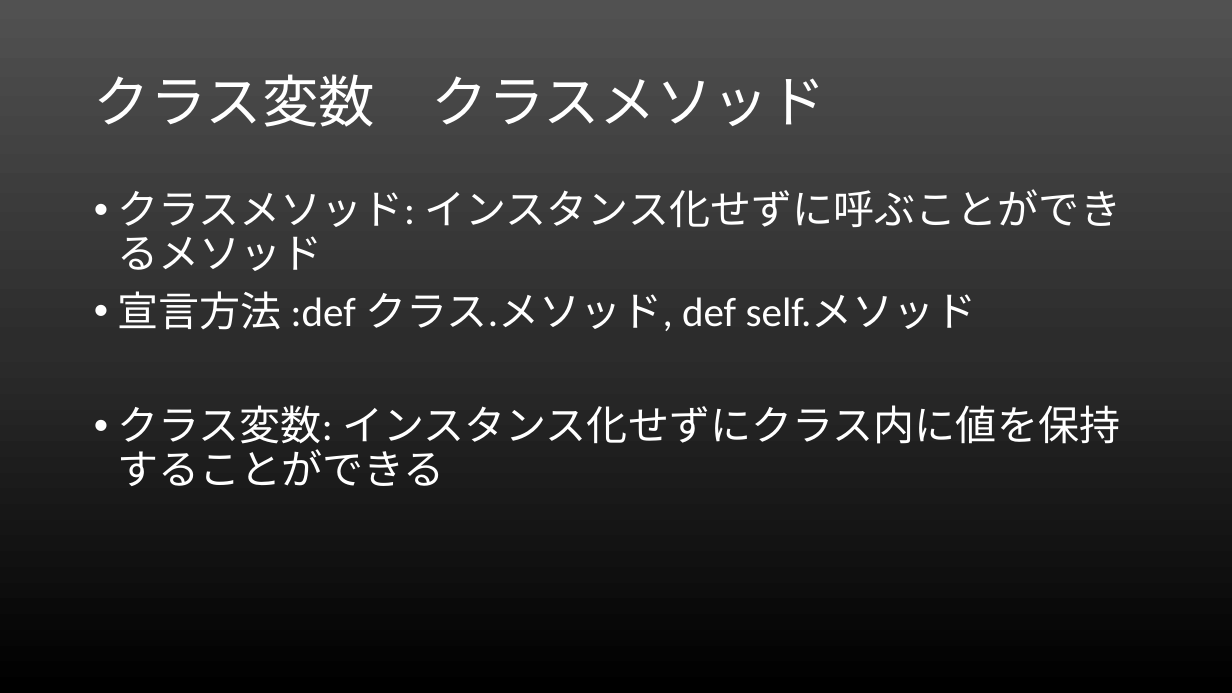
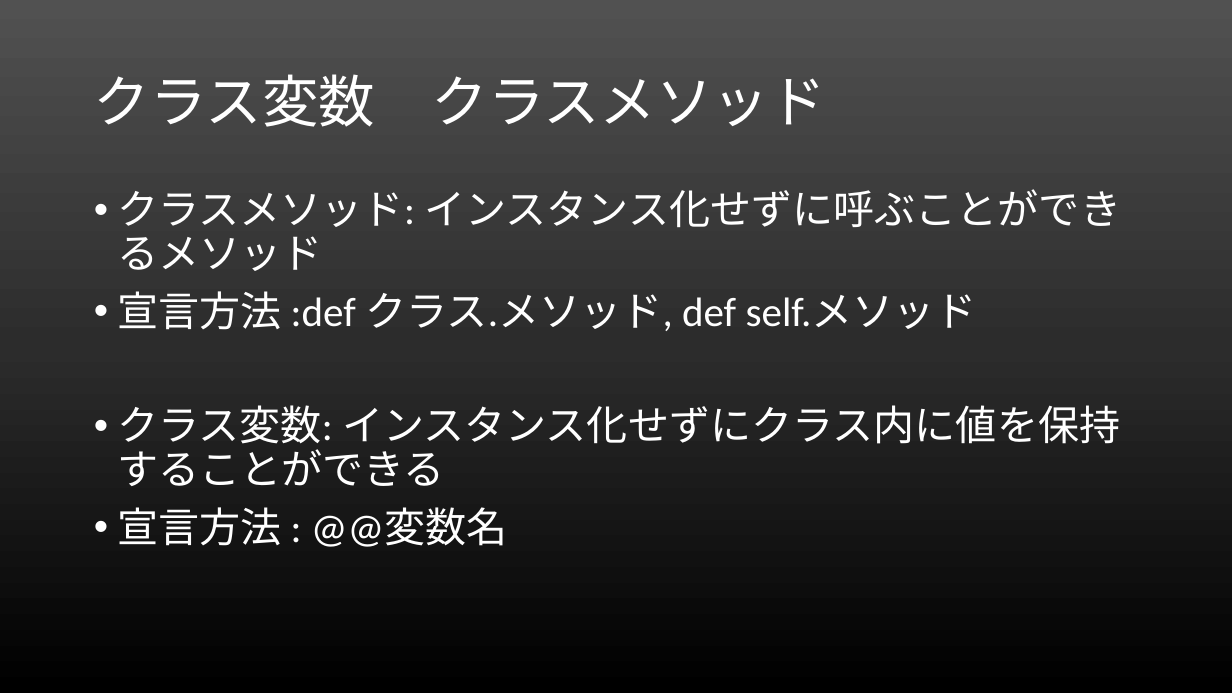
Before and after one commit to rubylecture/Rubylecture, a slide deck: slide 30 of Rubyレクチャー.pptx (slide 17 before the commit). Drawn at 1232x693 pixels with LibreOffice and Linux fonts; fonts in the diff are those of the drawing. Boxes give left, top, right and bottom in pixels: in the first picture for what was removed or moved away, otherwise in the second. Text is boxed around its words. In the diff, an @@ line names an element or a change of style, - is before the commit and + after.

```diff
--- a/Rubyレクチャー.pptx
+++ b/Rubyレクチャー.pptx
@@ text at (117, 507, 508, 547): paragraph added @@
+• 宣言方法 : @@変数名
```
Also in this commit, not shown: 5 other slides changed, 18 slides added, 5 other files.
